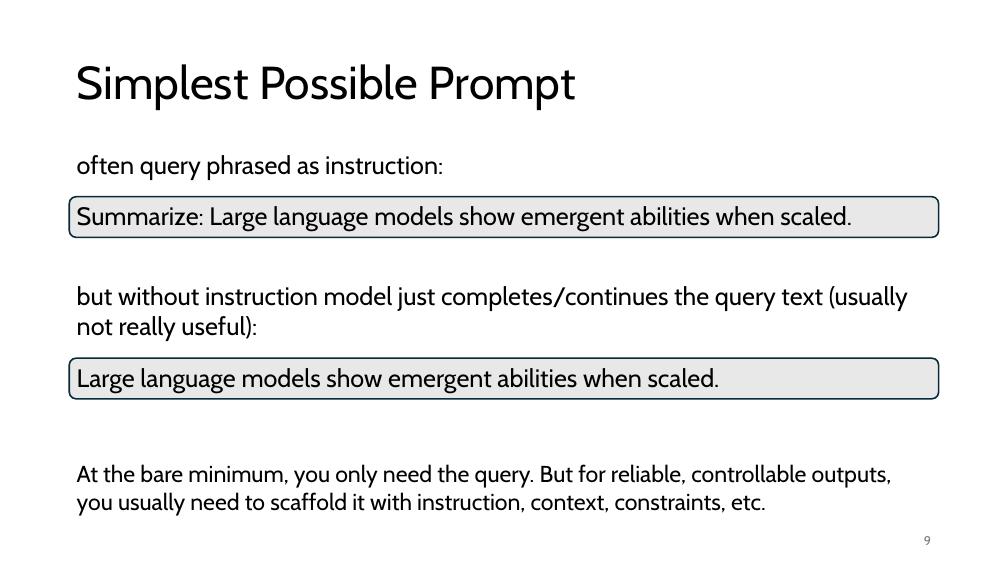
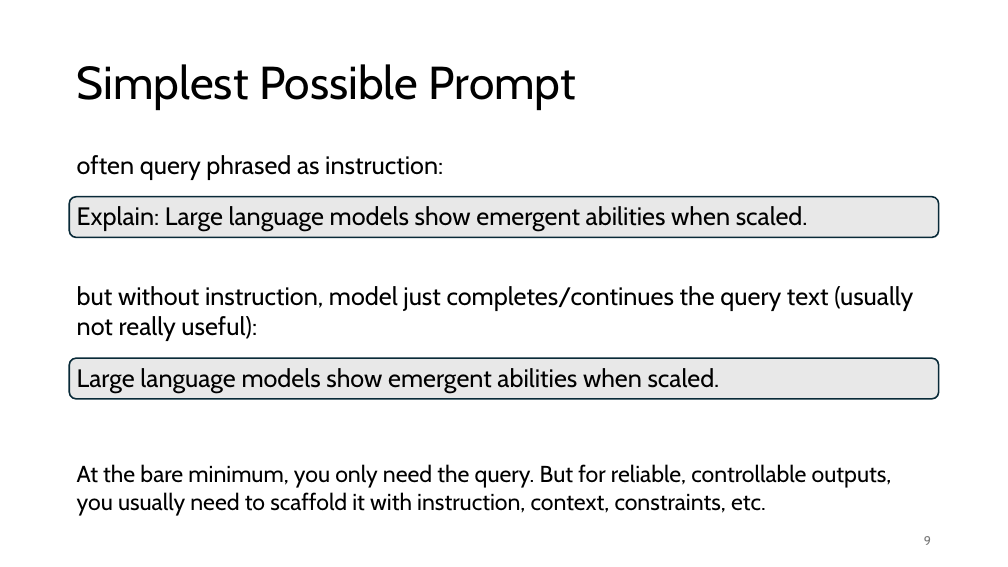
Before and after one commit to FelixWick/language_models, a slide deck: slide 9 of slides/4_context_engineering.pptx. Drawn at 1008x567 pixels with LibreOffice and Linux fonts; fonts in the diff are those of the drawing. Boxes give left, top, right and bottom in pixels: in the first picture for what was removed or moved away, otherwise in the second. Text is boxed around its words. In the diff, an @@ line names an element or a change of style, - is before the commit and + after.

```diff
--- a/slides/4_context_engineering.pptx
+++ b/slides/4_context_engineering.pptx
@@ text at (77,206,808,231): text changed @@
-Summarize: Large language models show emergent abilities when scaled.
+Explain: Large language models show emergent abilities when scaled.
@@ text at (77,286,913,341): text changed @@
-but without instruction model just completes/continues the query text (usually not really useful):
+but without instruction, model just completes/continues the query text (usually not really useful):
```
Also in this commit, not shown: 1 other slide changed, 1 other file.
